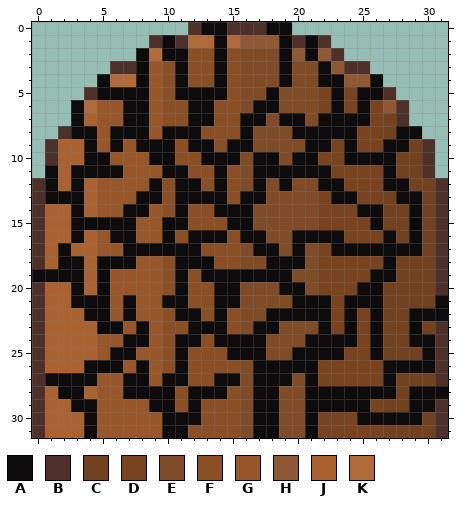
Edited in one commit: pixel-art sprite (Assets/Animations/Logs/log_back5.png). The picture above is the old version.
The file is 32x32 pixels.
Palette (. is transparent): A #0d0b0b  B #4e302a  C #714120  D #78431e  E #804c28  F #8b4f25  G #97572a  H #8e5934  J #aa6230  K #b16b3b
The result:
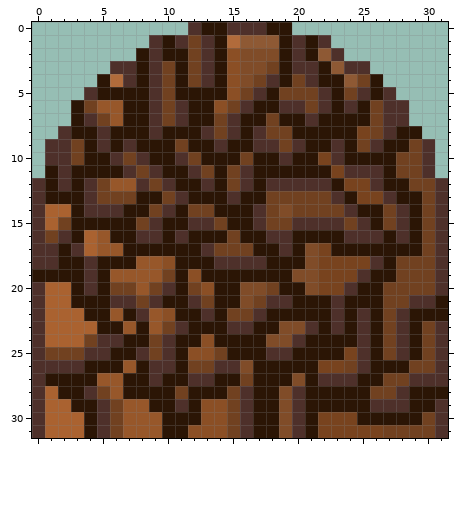
The commit says: Added drift to the bobber depending on the knots_speed and updated the log cracked images to make them more 3D
Edits made:
colour A: #0d0b0b -> #2b1505
Changed rows in their new state; - is a pixel that keeps its letter.
first column x 1:
 1 -----------CB-----------------
 2 --------B--CB------B----------
 3 --------BC-CB----C-BB---------
 4 ------B-BC-CB---CB-CB---C-----
 5 --------BC-----CB-CCCB-CB-----
 6 ---C----BCB---CB--BBCB-B-CB---
 7 ---BC---BCB--CB--C--B----CB---
 8 ----B---B---BCB-BCC------CB---
 9 -BC-B-B---C--B--BBCB--B-CB----
10 -BC--BCB--BC---C--B---B-------
11 -B----BCB--BC-CB-------BBB----
12 -B-BC--BCB--B-CB-BBBBB---B----
13 ---BCCC--CB---B--CCCCCB---B---
14 ---BBB--CB-CC---BC-CCCCB---B--
15 -C-----CB--BBC--BCCBBBBCB--B--
16 CB-----BB-B---C--BB----BBB-B--
17 B-B---------BCCC--B-----------
18 B--B---------BBBB--------B----
19 ---B-----C--------------B-----
20 ---B-CC-CB-C-----C-----B------
21 -----BBCB--BC---CBB---B-----BB
22 -------B----B-CCB-----B-B--B--
23 ---------CB---BB----B-B-B--B--
24 ---CBB--CB---------B----B--B-C
25 CCCBB--BCB---C---BB-----B--BAC
26 BBB-----BB-CCBB--------CBA--CC
27 --------B--BB--C-----BBBAAC-BB
28 ---BC-----C---CB---B-----CCB--
29 ----BC----B---CB---B-----BBB--
30 ----BC--------CB---B----------
31 ----BC--------CB---B----------
Where, in picture pixels (left, top, right, bottom), the same in both pictures:
changed: (32, 22, 448, 438)
